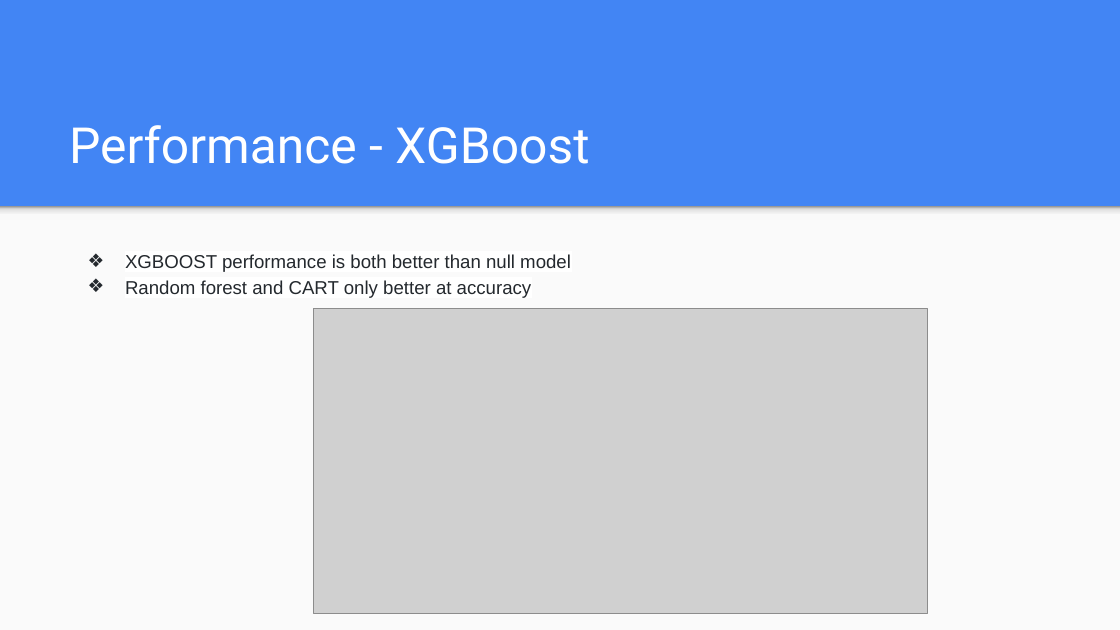
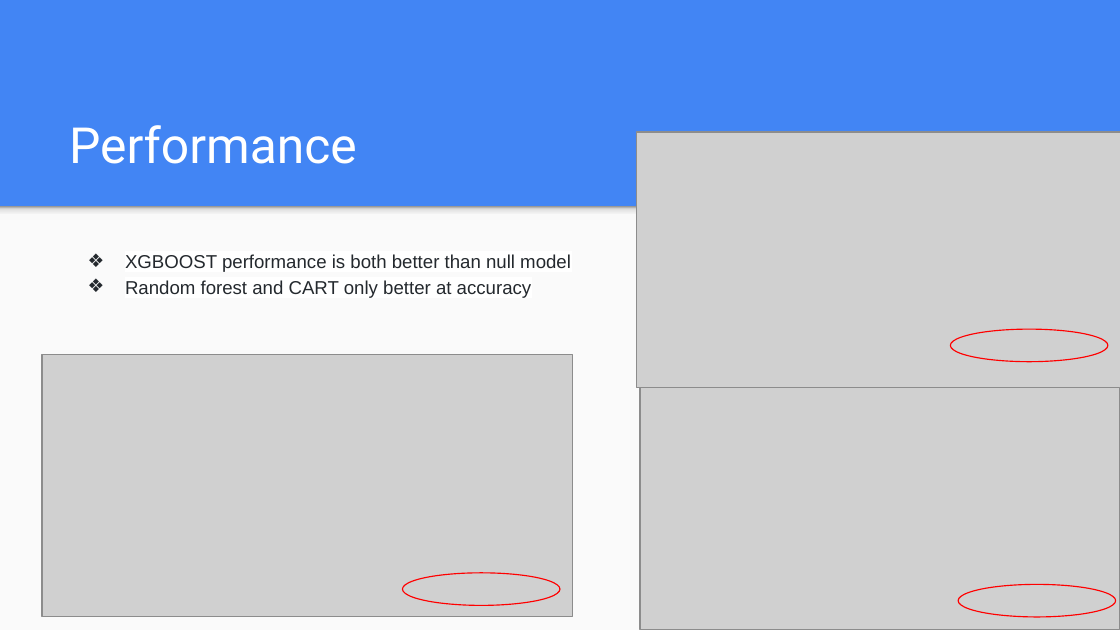
Before and after one commit to 1091-datascience/finalproject-group4, a slide deck: slide 14 of docs/1091_datascience_FP_group4.pptx (slide 13 before the commit). Drawn at 1120x630 pixels with LibreOffice and Linux fonts; fonts in the diff are those of the drawing; grey boxes stand for pictures. Boxes give left, top, right and bottom in pixels: in the first picture for what was removed or moved away, otherwise in the second. Text is boxed around its words. In the diff, an @@ line names an element or a change of style, - is before the commit and + after.

```diff
--- a/docs/1091_datascience_FP_group4.pptx
+++ b/docs/1091_datascience_FP_group4.pptx
@@ title at <box>69,125,357,164</box>: text changed @@
-Performance - XGBoost
+Performance
@@ picture added at <box>636,132,1120,388</box> @@
@@ ellipse added at <box>951,329,1109,362</box>, outline #FF0000 0.75 pt @@
@@ picture: place and size @@
-picture at <box>314,309,928,614</box>
+picture at <box>41,354,571,617</box>
@@ picture added at <box>640,388,1120,630</box> @@
@@ ellipse added at <box>402,572,560,605</box>, outline #FF0000 0.75 pt @@
@@ ellipse added at <box>959,585,1117,617</box>, outline #FF0000 0.75 pt @@
```
Also in this commit, not shown: 1 other slide changed, 1 slide added, 1 slide removed.
